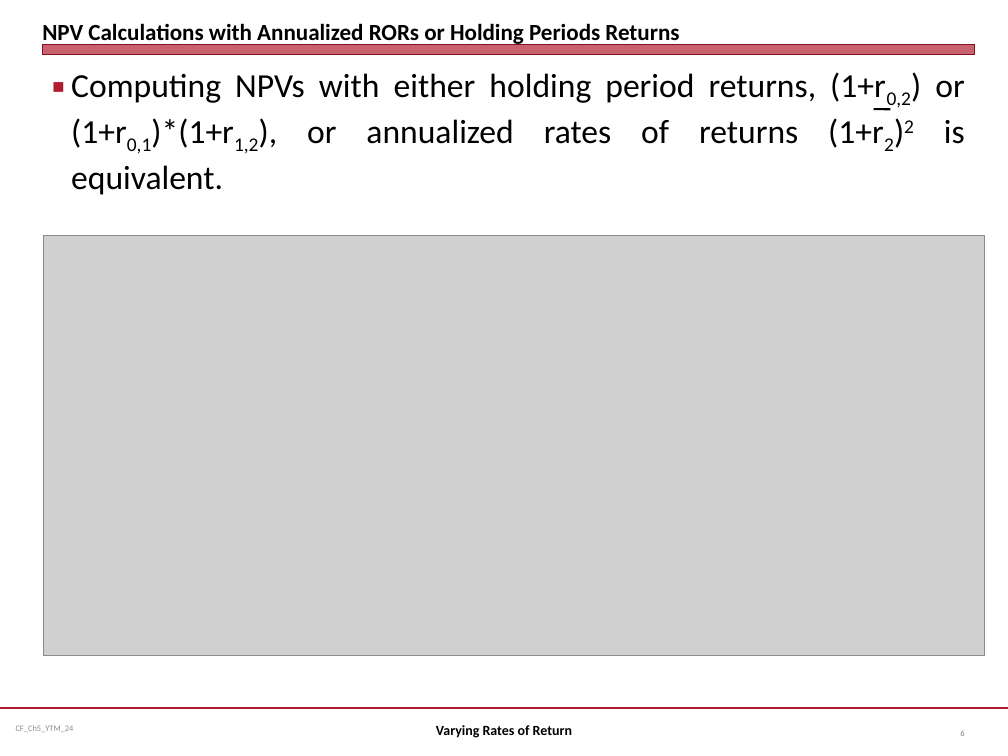
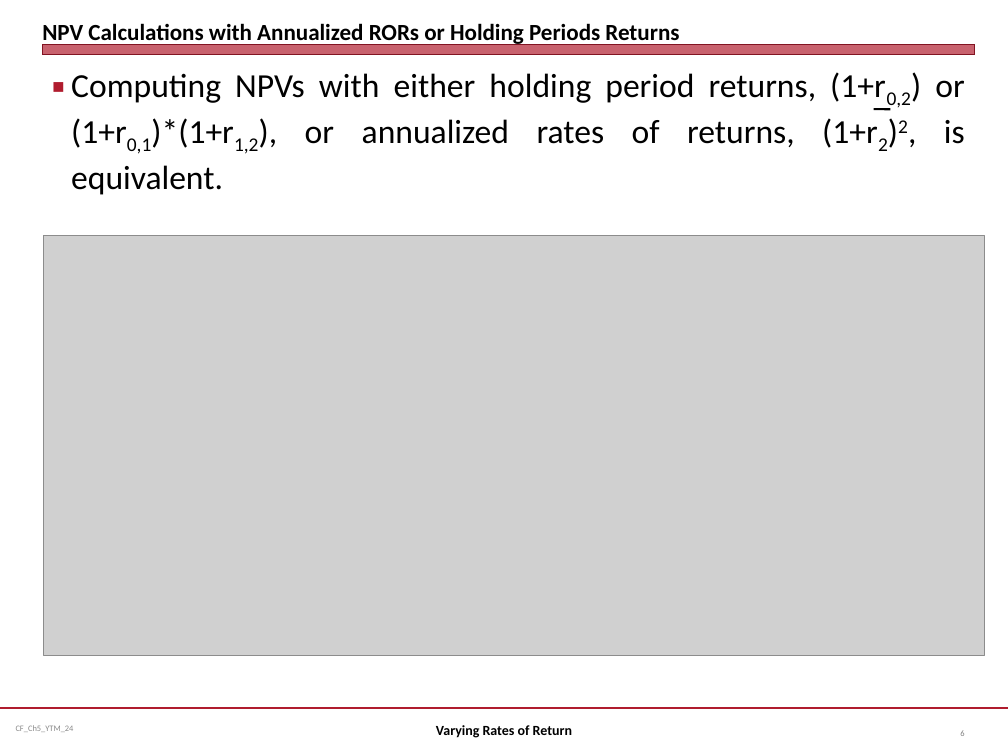
Before and after one commit to jmc877/Corporate-Finance, a slide deck: slide 6 of slides/CF_Ch5_YTM_24.pptx. Drawn at 1008x756 pixels with LibreOffice and Linux fonts; fonts in the diff are those of the drawing; grey boxes stand for pictures. Boxes give left, top, right and bottom in pixels: in the first picture for what was removed or moved away, otherwise in the second. Text is boxed around its words. In the diff, an @@ line names an element or a change of style, - is before the commit and + after.

```diff
--- a/slides/CF_Ch5_YTM_24.pptx
+++ b/slides/CF_Ch5_YTM_24.pptx
@@ text at <box>71,72,965,195</box>: text changed @@
-■ Computing NPVs with either holding period returns, (1+r0,2) or (1+r0,1)*(1+r1,2), or annualized rates of returns (1+r2)2 is equivalent.
+■ Computing NPVs with either holding period returns, (1+r0,2) or (1+r0,1)*(1+r1,2), or annualized rates of returns, (1+r2)2, is equivalent.
```
Also in this commit, not shown: 1 other slide changed, 1 other file.
